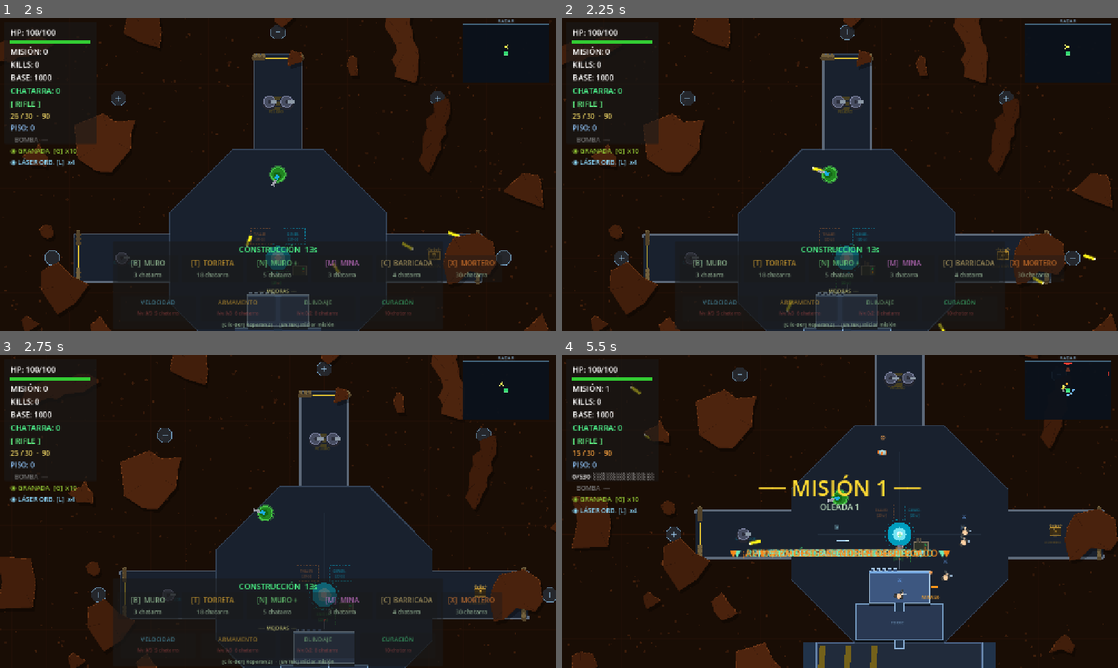
Above: before the commit, frames 1-4 (two rows, left to right).
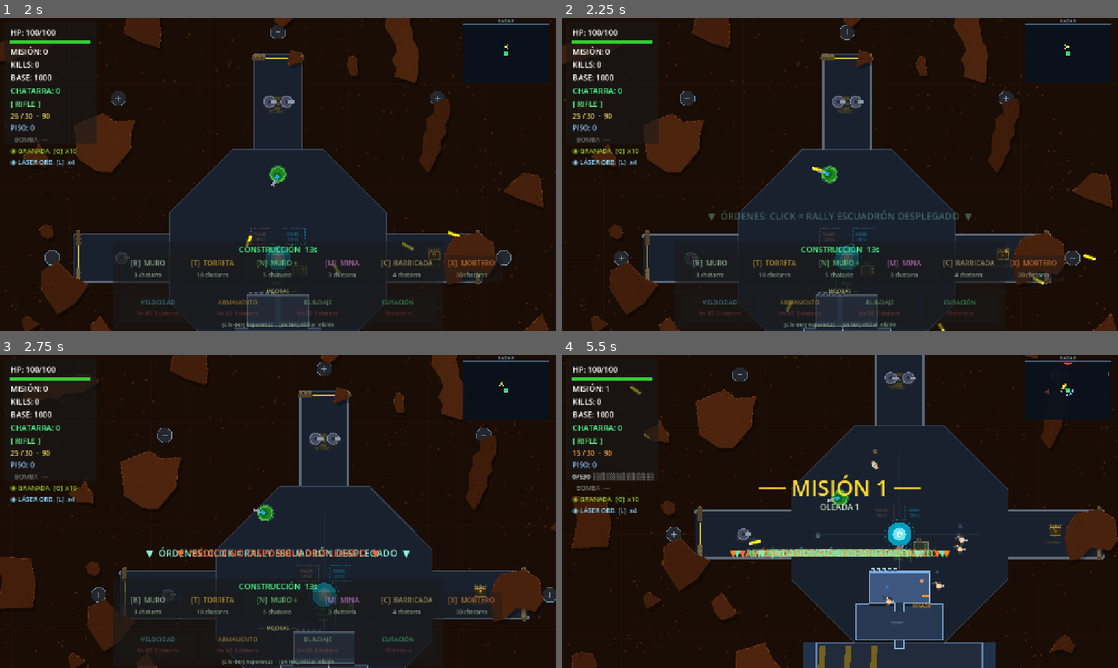
Above: after the commit, the same moments.

Repository: enriquecordero/last-colony
Game: Godot game, scene res://scenes/main.tscn
Same seed, same stepped clock (60 frames per second), same inputs: the game is played once before the commit and once after it. This scene is started directly instead of the project's main scene.
Inputs (mouse positions are in pixels of both pictures, inside the frame that each line leads up to):
- Up to frame 1 (2 s): tap Enter at 0.5 s; move the mouse to (250, 237) at 0.52 s; hold Up (ui_up) 0.53-1.25 s; tap V at 0.6 s; click (250, 237) at 0.67 s; tap Space at 0.77 s; tap H at 0.8 s; drag from (444, 221) to (250, 237) at 1.27 s
- Up to frame 2 (2.25 s): move the mouse to (673, 127) at 2.02 s; hold Left (ui_left) from 2.03 s (still down); tap V at 2.1 s; click (673, 127) at 2.17 s
- Up to frame 3 (2.75 s): keep holding Left (ui_left); tap H at 2.3 s
- Up to frame 4 (5.5 s): release Left (ui_left) at 2.75 s; drag from (867, 511) to (673, 464) at 2.77 s; move the mouse to (756, 433) at 3.52 s; hold Down (ui_down) 3.53-4.25 s; hold F 3.53-4.25 s; click (756, 433) at 3.67 s; tap Space at 3.77 s; tap H at 3.8, 5.3 s; drag from (962, 495) to (562, 367) at 4.27 s; move the mouse to (728, 527) at 5.02 s; hold Up (ui_up) from 5.03 s (still down); tap Enter at 5.1 s; click (728, 527) at 5.17 s

Frame 1 is identical in both runs. In frame 2, 0.4% of the frame differs, in the area x 26-74%, y 61-65%; in frame 3, 0.9%; in frame 4, 1.1%, in the area x 31-93%, y 4-81%.
Error before the commit: Cannot call method 'queue_free' on a null value. (res://scripts/main.gd:499)
Error after the commit: Cannot call method 'queue_free' on a null value. (res://scripts/main.gd:507)

Commit message:
NPC orders: V+click rally squad, H call medic
Two-key tactical layer over the shooter.

V toggles command mode. Click in command mode → all combat NPCs
(assault, demo, engineer, sniper, extra grunts) reassign post_pos to
the clicked location. Sniper stays 80px behind the rally for range
advantage. Grunts fan out around the point.

H calls the medic directly to the player's current position. Bypasses
the medic's autonomous targeting so you can pull them away from
helping a downed grunt when you need patching urgently.

Both commands grey out and announce when unavailable (medic down,
no NPCs etc).

Co-Authored-By: Claude Sonnet 4.6 <noreply@anthropic.com>

Diff:
--- a/scripts/main.gd
+++ b/scripts/main.gd
@@ -136,6 +136,7 @@
 var _grenade_mode:  bool = false
 var _laser_charges: int  = 2
 var _laser_mode:    bool = false
+var _command_mode:  bool = false   # V: rally NPCs to clicked point
 
 # Mid-wave events
 var _wave_events:        Array = []
@@ -422,6 +423,9 @@
 		if event.button_index == MOUSE_BUTTON_LEFT:
 			if _build_mode:
 				_place_structure()
+				get_viewport().set_input_as_handled()
+			elif _command_mode and _mission_active:
+				_rally_squad_to(get_global_mouse_position())
 				get_viewport().set_input_as_handled()
 			elif _laser_mode and _mission_active:
 				_fire_orbital_laser(get_global_mouse_position())
@@ -477,6 +481,10 @@
 				_toggle_grenade_mode()
 			KEY_L:
 				_toggle_laser_mode()
+			KEY_V:
+				_toggle_command_mode()
+			KEY_H:
+				_call_medic_to_player()
 			KEY_ENTER, KEY_KP_ENTER:
 				if _build_phase: _end_build_phase()
 			KEY_4:
@@ -1816,6 +1824,53 @@
 	shell.radius          = radius
 	shell.exploded.connect(_on_mortar_shell_exploded)
 	add_child(shell)
+
+
+func _toggle_command_mode() -> void:
+	_command_mode = not _command_mode
+	if _command_mode:
+		_grenade_mode = false
+		_laser_mode   = false
+		_hud.show_npc_announcement("ÓRDENES: CLICK = RALLY ESCUADRÓN",
+			Color(0.55, 0.95, 0.85))
+	else:
+		_hud.show_npc_announcement("ÓRDENES CANCELADAS", Color(0.55, 0.75, 0.75))
+
+
+func _rally_squad_to(point: Vector2) -> void:
+	_command_mode = false
+	var combat: Array = [_assault_npc, _demo_npc, _engineer_npc]
+	var i: int = 0
+	for n in combat:
+		if is_instance_valid(n):
+			var off: Vector2 = Vector2(randf_range(-50.0, 50.0), randf_range(-50.0, 50.0))
+			n.post_pos = point + off
+			if n == _engineer_npc:
+				n.current_threat_dir = (point - BASE_POS).normalized()
+			i += 1
+	# Sniper stays a bit back from the rally
+	if is_instance_valid(_sniper_npc):
+		var to_point: Vector2 = (point - BASE_POS).normalized()
+		_sniper_npc.post_pos = point - to_point * 80.0
+	# Grunts fan out around the rally
+	for g_i in _extra_grunts.size():
+		var g = _extra_grunts[g_i]
+		if not is_instance_valid(g):
+			continue
+		var ang: float = TAU * float(g_i) / float(maxi(_extra_grunts.size(), 1))
+		g.post_pos = point + Vector2(cos(ang), sin(ang)) * 55.0
+	_hud.show_npc_announcement("¡A LA POSICIÓN!", Color(0.55, 0.95, 0.85))
+	_hud.set_minimap_threat((point - BASE_POS).normalized())
+
+
+func _call_medic_to_player() -> void:
+	if not is_instance_valid(_medic_npc) or _medic_npc.get("down"):
+		_hud.show_npc_announcement("MÉDICO NO DISPONIBLE", Color(1.0, 0.4, 0.2))
+		return
+	if not is_instance_valid(_player):
+		return
+	_medic_npc.post_pos = _player.global_position
+	_hud.show_npc_announcement("MÉDICO EN CAMINO", Color(0.30, 1.0, 0.55))
 
 
 func _toggle_laser_mode() -> void:
